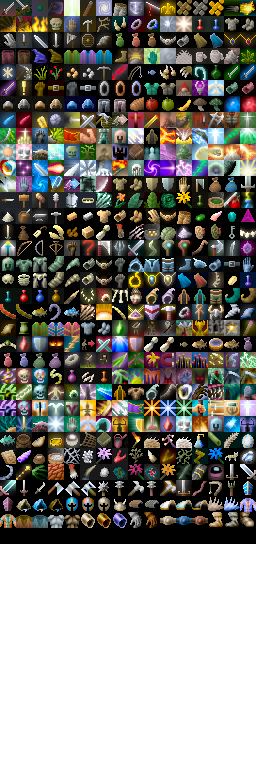
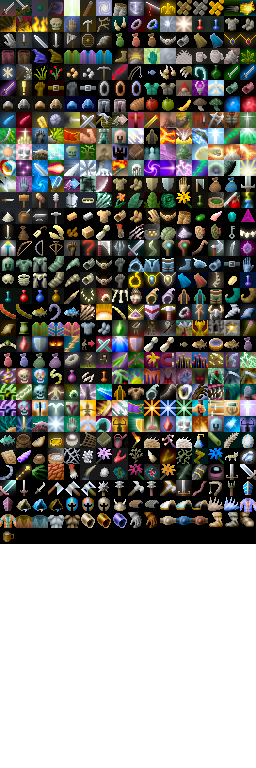
Layers edited between the first and the second w=256, h=768 image:
painted on "Background" over box(3, 531, 14, 542)
